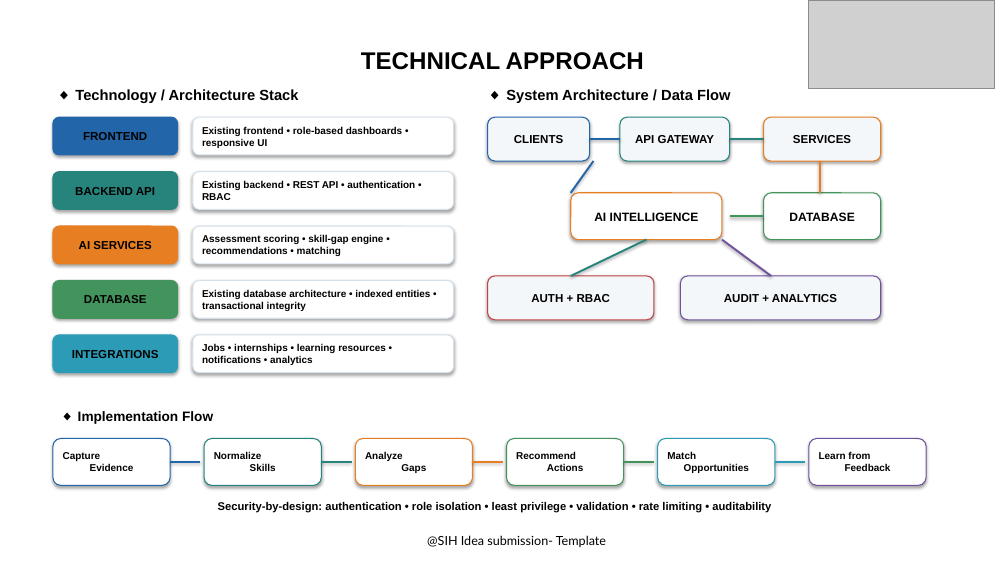
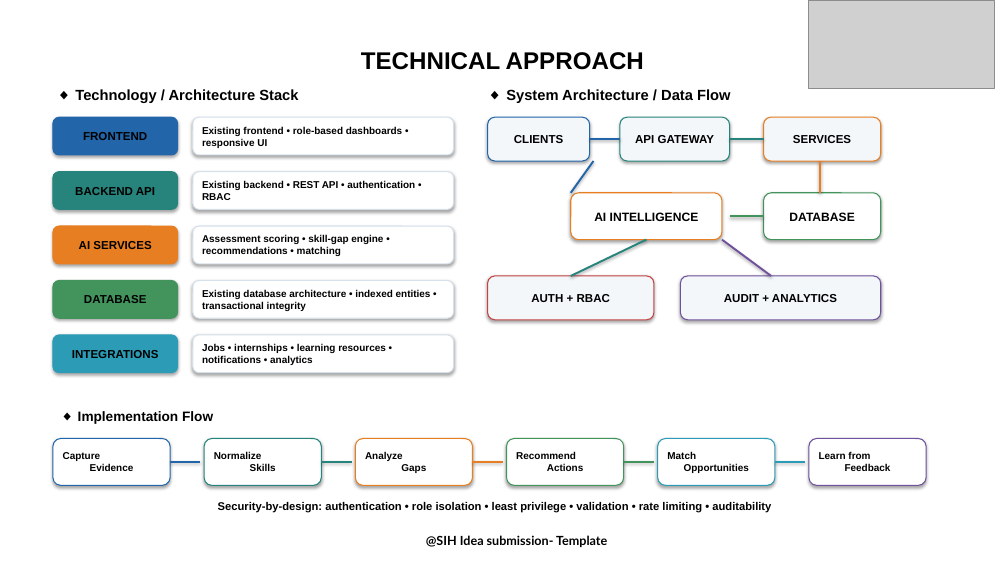
Before and after one commit to satvik0160/Hackathon-Project, a slide deck: slide 3 of SIH_Final_PPT.pptx. Drawn at 1008x567 pixels with LibreOffice and Linux fonts; fonts in the diff are those of the drawing; grey boxes stand for pictures. Boxes give left, top, right and bottom in pixels: in the first picture for what was removed or moved away, otherwise in the second. Text is boxed around its words. In the diff, an @@ line names an element or a change of style, - is before the commit and + after.

```diff
--- a/SIH_Final_PPT.pptx
+++ b/SIH_Final_PPT.pptx
@@ text "@SIH Idea submission- Template" at box(426, 535, 607, 547): bold on @@
```
Also in this commit, not shown: 2 other slides changed, 1 slide added.
